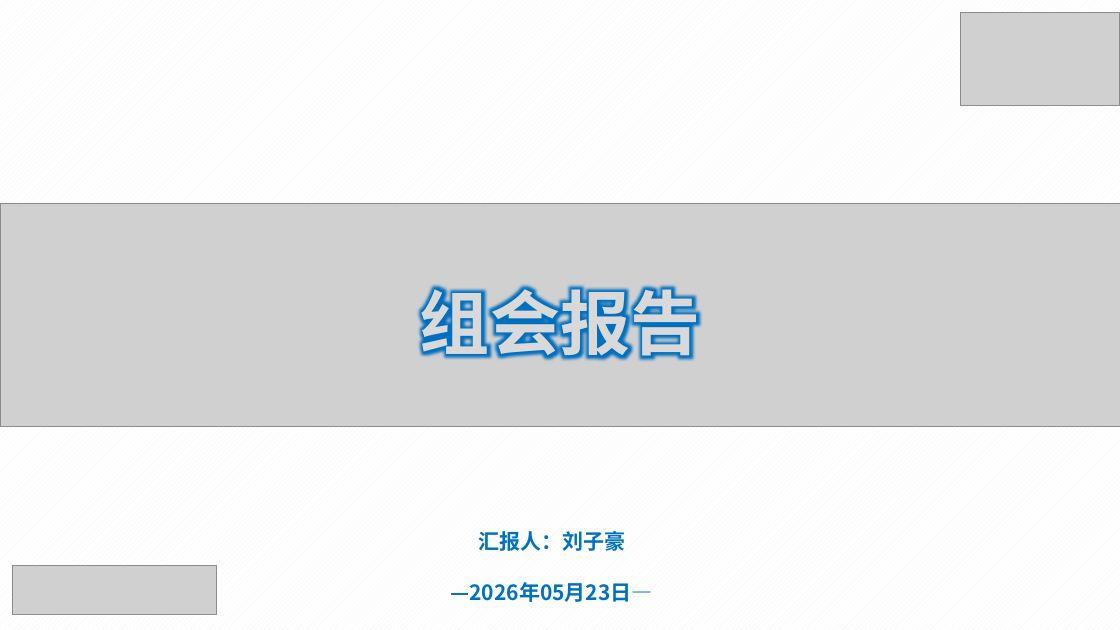
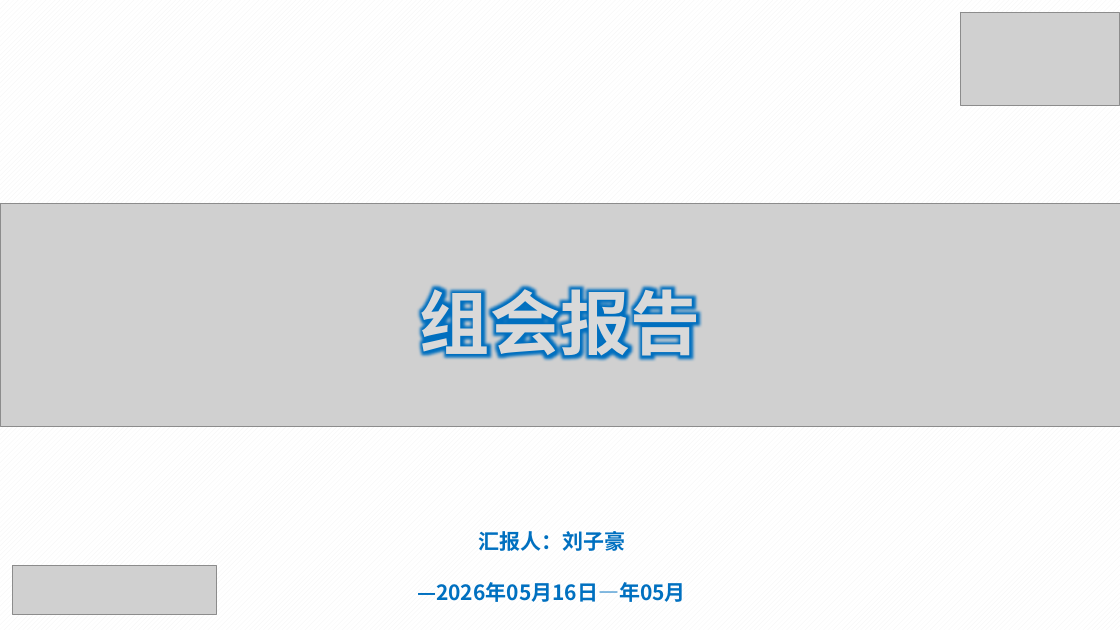
Before and after one commit to Phobia-Cosmos/Meeting, a slide deck: slide 1 of 05-16/05.16-组会报告-刘子豪.pptx. Drawn at 1120x630 pixels with LibreOffice and Linux fonts; fonts in the diff are those of the drawing; grey boxes stand for pictures. Boxes give left, top, right and bottom in pixels: in the first picture for what was removed or moved away, otherwise in the second. Text is boxed around its words. In the diff, an @@ line names an element or a change of style, - is before the commit and + after.

```diff
--- a/05-16/05.16-组会报告-刘子豪.pptx
+++ b/05-16/05.16-组会报告-刘子豪.pptx
@@ text at (417,582,686,602): text changed @@
-—2026年05月23日—
+—2026年05月16日—年05月
```
Also in this commit, not shown: 43 other files.
